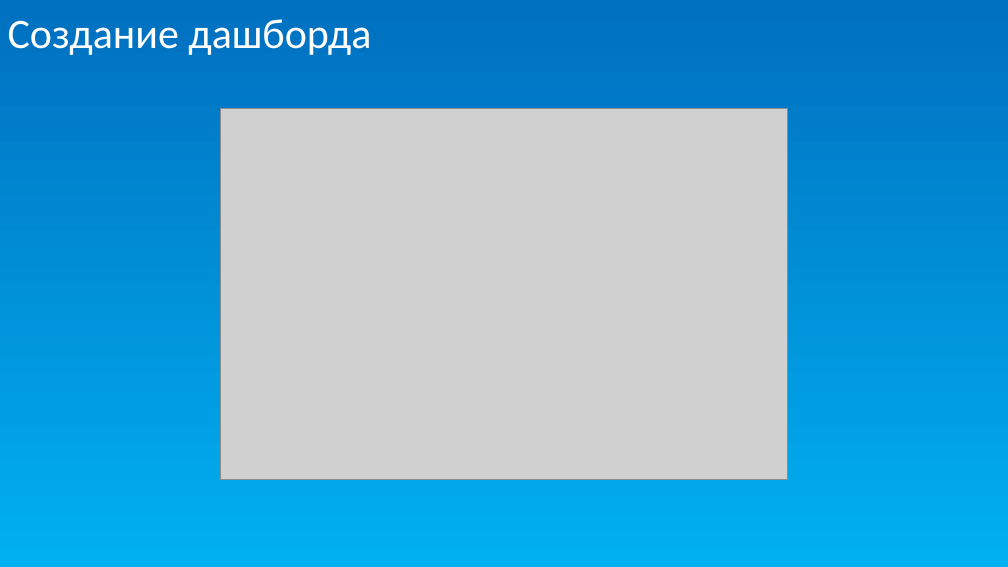
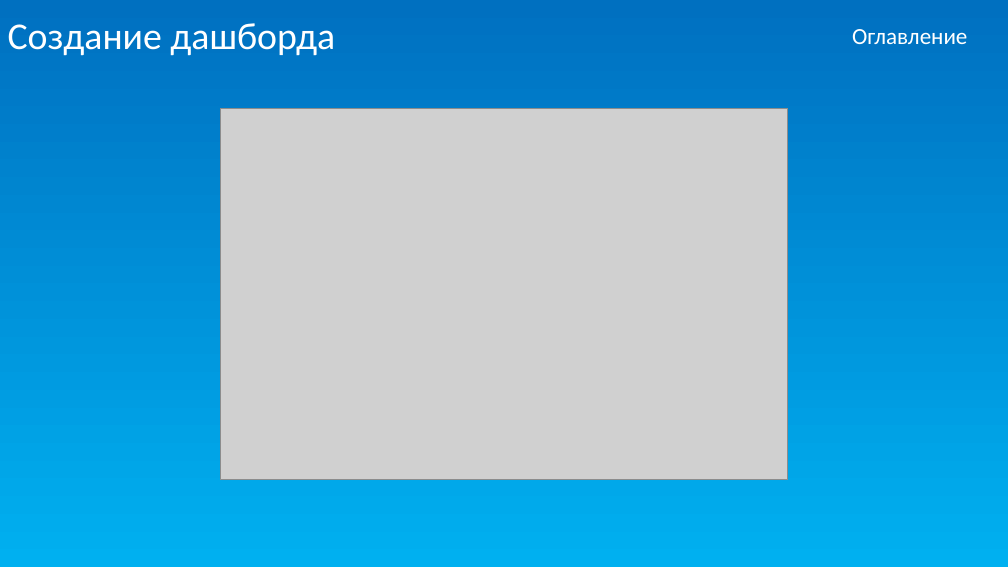
Before and after one commit to Dima-Shum/All_Documents_UP11, a slide deck: slide 15 of Шумов Д защита УП.pptx. Drawn at 1008x567 pixels with LibreOffice and Linux fonts; fonts in the diff are those of the drawing; grey boxes stand for pictures. Boxes give left, top, right and bottom in pixels: in the first picture for what was removed or moved away, otherwise in the second. Text is boxed around its words. In the diff, an @@ line names an element or a change of style, - is before the commit and + after.

```diff
--- a/Шумов Д защита УП.pptx
+++ b/Шумов Д защита УП.pptx
@@ title "Создание дашборда" at bbox=[8, 23, 335, 56]: size 40 to 36 pt @@
@@ text added at bbox=[852, 29, 967, 44], 22 pt, text #FFFFFF @@
+Оглавление
```
Also in this commit, not shown: 14 other slides changed, 1 slide added, 1 slide removed.
